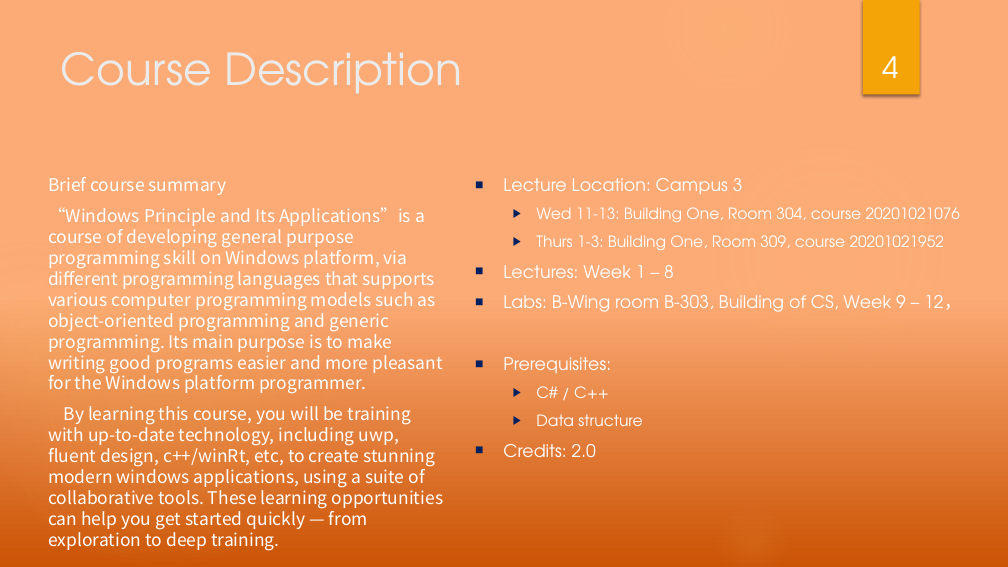
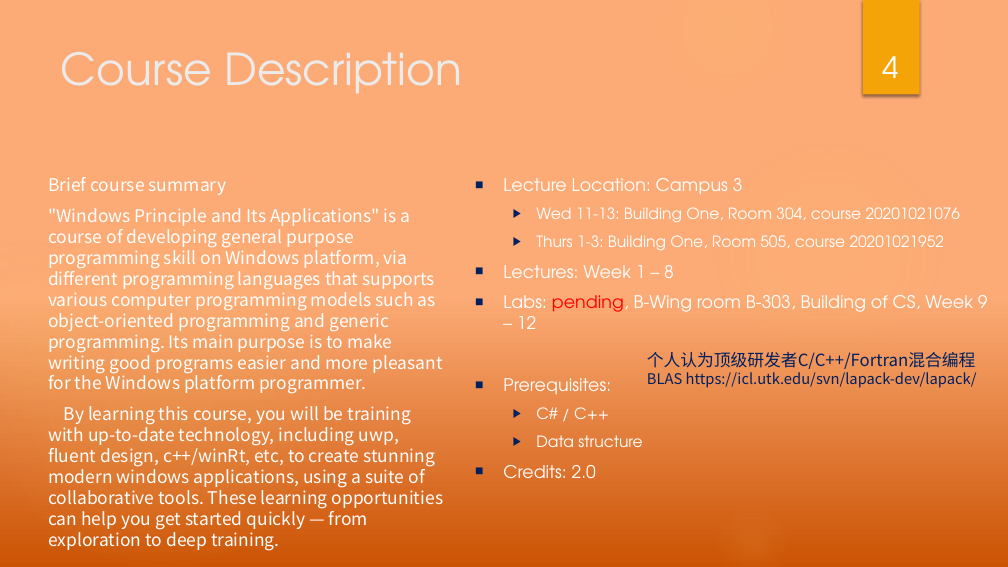
Before and after one commit to principleWindows/win-principle-2020, a slide deck: slide 4 of slides/instruction/introduction.pptx. Drawn at 1008x567 pixels with LibreOffice and Linux fonts; fonts in the diff are those of the drawing. Boxes give left, top, right and bottom in pixels: in the first picture for what was removed or moved away, otherwise in the second. Text is boxed around its words. In the diff, an @@ line names an element or a change of style, - is before the commit and + after.

```diff
--- a/slides/instruction/introduction.pptx
+++ b/slides/instruction/introduction.pptx
@@ text at [48, 208, 443, 394]: text changed @@
-“Windows Principle and Its Applications”is a course of developing general purpose programming skill on Windows platform, via different programming languages that supports various computer programming models such as object-oriented programming and generic programming. Its main purpose is to make writing good programs easier and more pleasant for the Windows platform programmer.
+"Windows Principle and Its Applications" is a course of developing general purpose programming skill on Windows platform, via different programming languages that supports various computer programming models such as object-oriented programming and generic programming. Its main purpose is to make writing good programs easier and more pleasant for the Windows platform programmer.
@@ text at [536, 235, 944, 251]: text changed @@
-  ▶ Thurs 1-3: Building One, Room 309, course 20201021952
+  ▶ Thurs 1-3: Building One, Room 505, course 20201021952
@@ text at [503, 295, 988, 329]: text changed @@
-■ Labs: B-Wing room B-303, Building of CS, Week 9 – 12，
+■ Labs: pending, B-Wing room B-303, Building of CS, Week 9 – 12
@@ text added at [647, 352, 977, 388], 14 pt, text #002060 @@
+个人认为顶级研发者C/C++/Fortran混合编程
+BLAS https://icl.utk.edu/svn/lapack-dev/lapack/
```
Also in this commit, not shown: 2 other slides changed.
